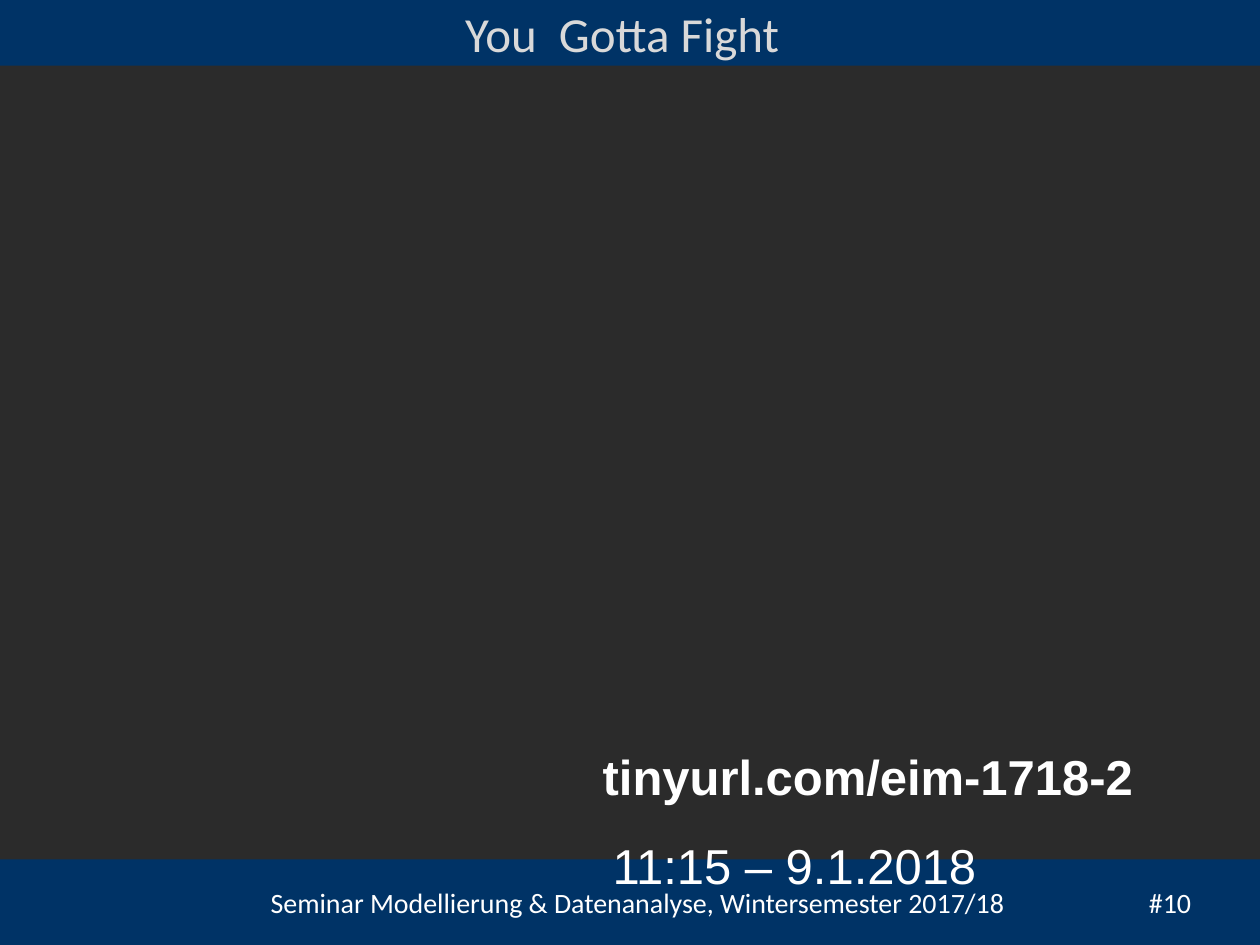
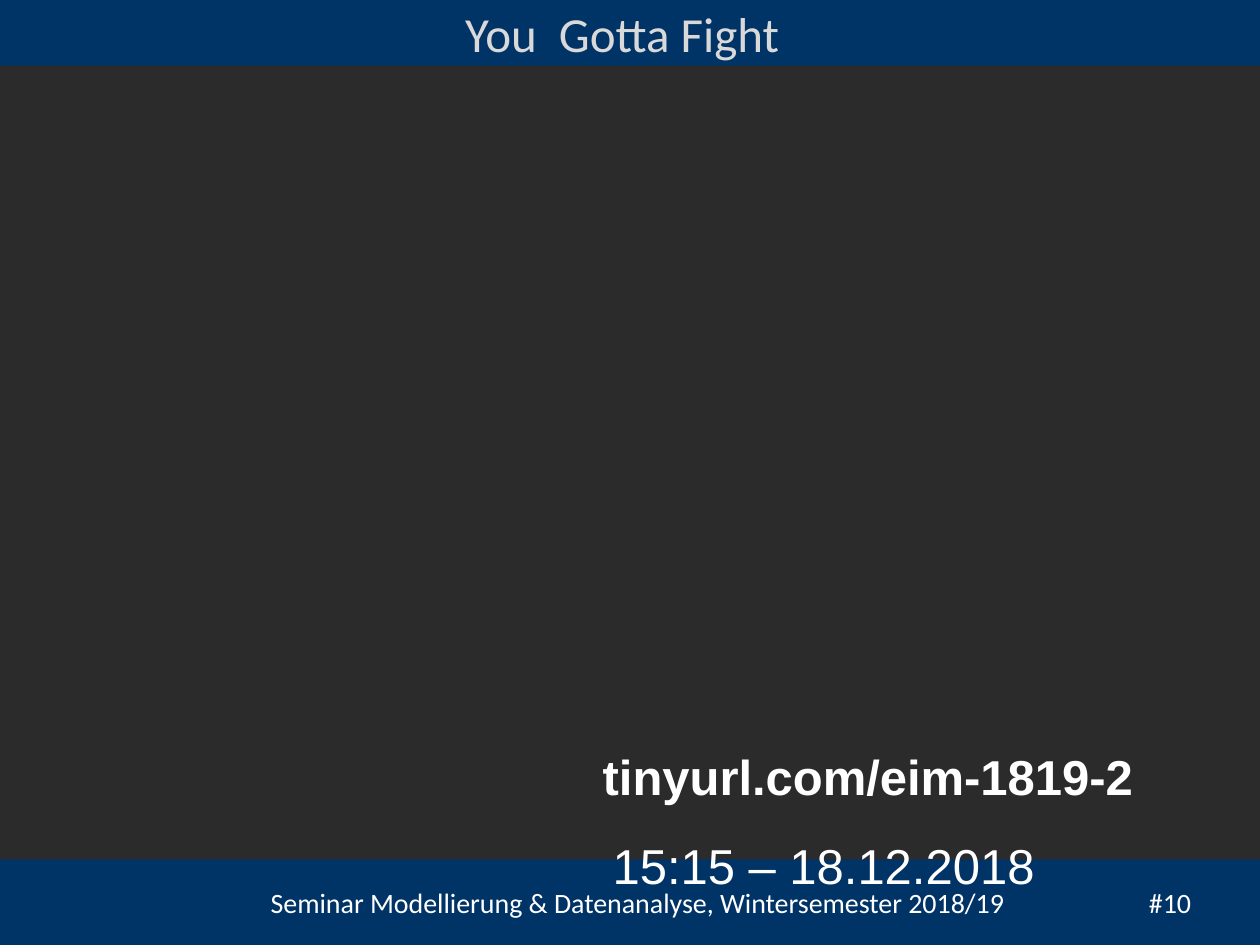
Before and after one commit to heistermann/Einf_Modellierung, a slide deck: slide 10 of Termin_2/folien/Termin_2_Populationsmodelle.pptx. Drawn at 1260x945 pixels with LibreOffice and Linux fonts; fonts in the diff are those of the drawing; background and template pictures are left out; a plain dark background stands for a picture behind light text. Boxes give left, top, right and bottom in pixels: in the first picture for what was removed or moved away, otherwise in the second. Text is boxed around its words. In the diff, an @@ line names an element or a change of style, - is before the commit and + after.

```diff
--- a/Termin_2/folien/Termin_2_Populationsmodelle.pptx
+++ b/Termin_2/folien/Termin_2_Populationsmodelle.pptx
@@ text at [603,759,1133,805]: text changed @@
-tinyurl.com/eim-1718-2
+tinyurl.com/eim-1819-2
@@ text at [613,846,1034,895]: text changed @@
-11:15 – 9.1.2018
+15:15 – 18.12.2018
@@ text at [271,893,1191,918]: text changed @@
-Seminar Modellierung & Datenanalyse, Wintersemester 2017/18 #10
+Seminar Modellierung & Datenanalyse, Wintersemester 2018/19 #10
```
Also in this commit, not shown: 4 other slides changed, 1 other file.
